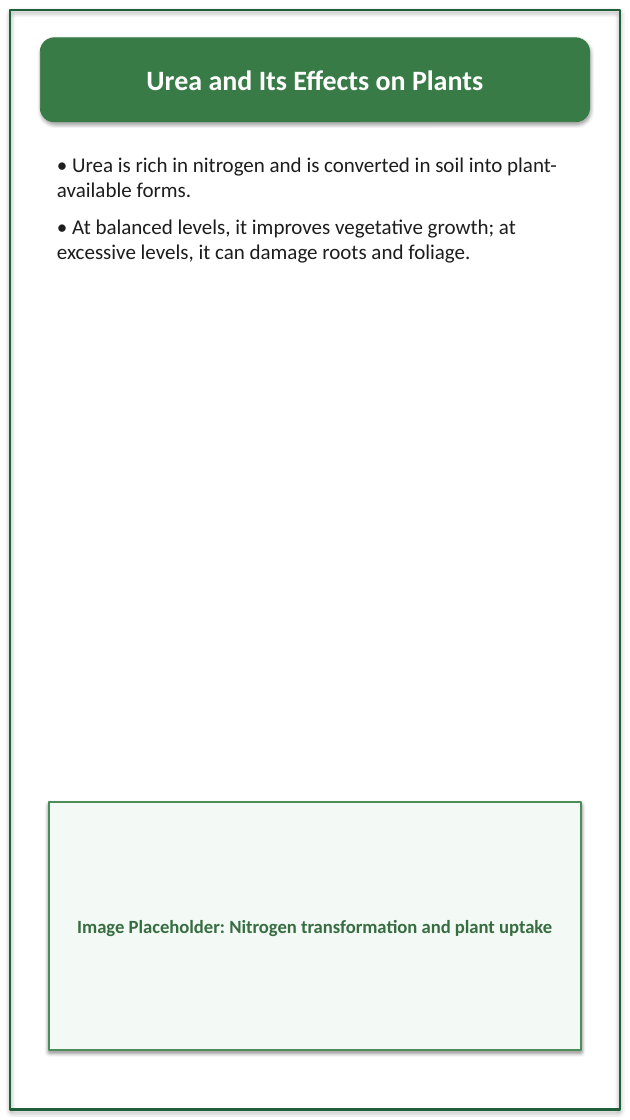
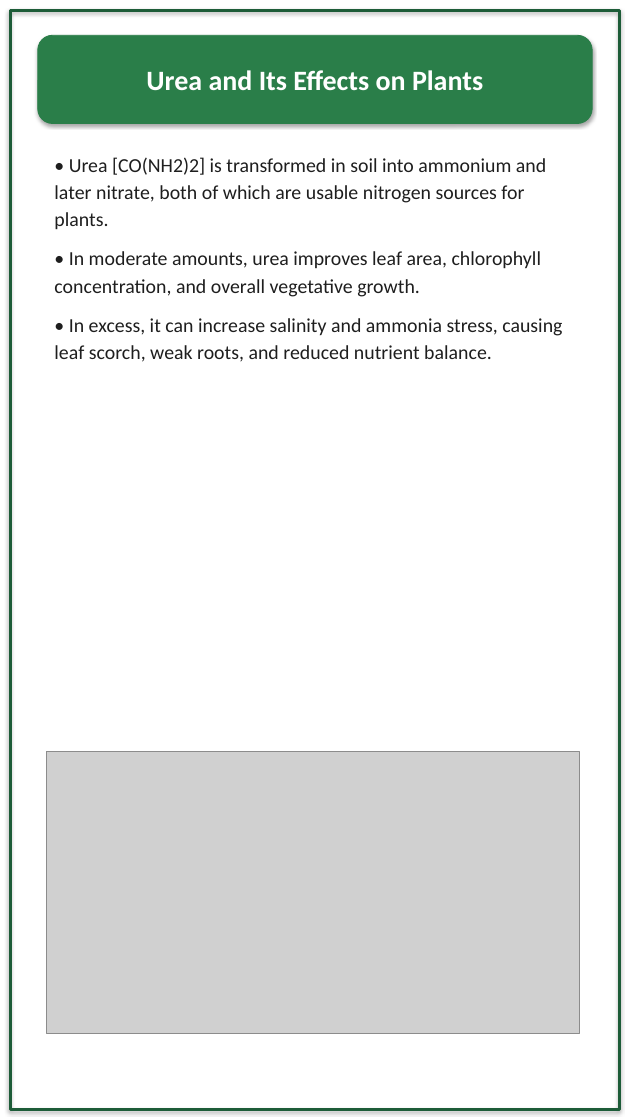
Before and after one commit to rpraut2008-stack/Vinsmoke, a slide deck: slide 14 of Effects_of_Urea_on_Plant_Growth.pptx. Drawn at 630x1120 pixels with LibreOffice and Linux fonts; fonts in the diff are those of the drawing; grey boxes stand for pictures. Boxes give left, top, right and bottom in pixels: in the first picture for what was removed or moved away, otherwise in the second. Text is boxed around its words. In the diff, an @@ line names an element or a change of style, - is before the commit and + after.

```diff
--- a/Effects_of_Urea_on_Plant_Growth.pptx
+++ b/Effects_of_Urea_on_Plant_Growth.pptx
@@ rectangle at <box>10,10,620,1110</box>: outline #1F5F3A 2.2 pt to #1D5C38 2.5 pt @@
@@ rounded rectangle "Urea and Its Effects on ..." at <box>38,35,592,123</box>: fill #397B47 to #2A7E49; outline #397B47 0.75 pt to #2A7E49 0.75 pt @@
@@ text at <box>54,157,562,362</box>: text changed; size 18 to 17 pt; text colour #1D1D1D to #1E1E1E @@
-• Urea is rich in nitrogen and is converted in soil into plant-available forms.
-• At balanced levels, it improves vegetative growth; at excessive levels, it can damage roots and foliage.
+• Urea [CO(NH2)2] is transformed in soil into ammonium and later nitrate, both of which are usable nitrogen sources for plants.
+• In moderate amounts, urea improves leaf area, chlorophyll concentration, and overall vegetative growth.
+• In excess, it can increase salinity and ammonia stress, causing leaf scorch, weak roots, and reduced nutrient balance.
@@ picture added at <box>46,752,580,1033</box> @@
@@ rectangle removed at <box>49,802,581,1050</box> @@
-Image Placeholder: Nitrogen transformation and plant uptake
```
Also in this commit, not shown: 10 other slides changed, 12 slides added, 12 slides removed.
